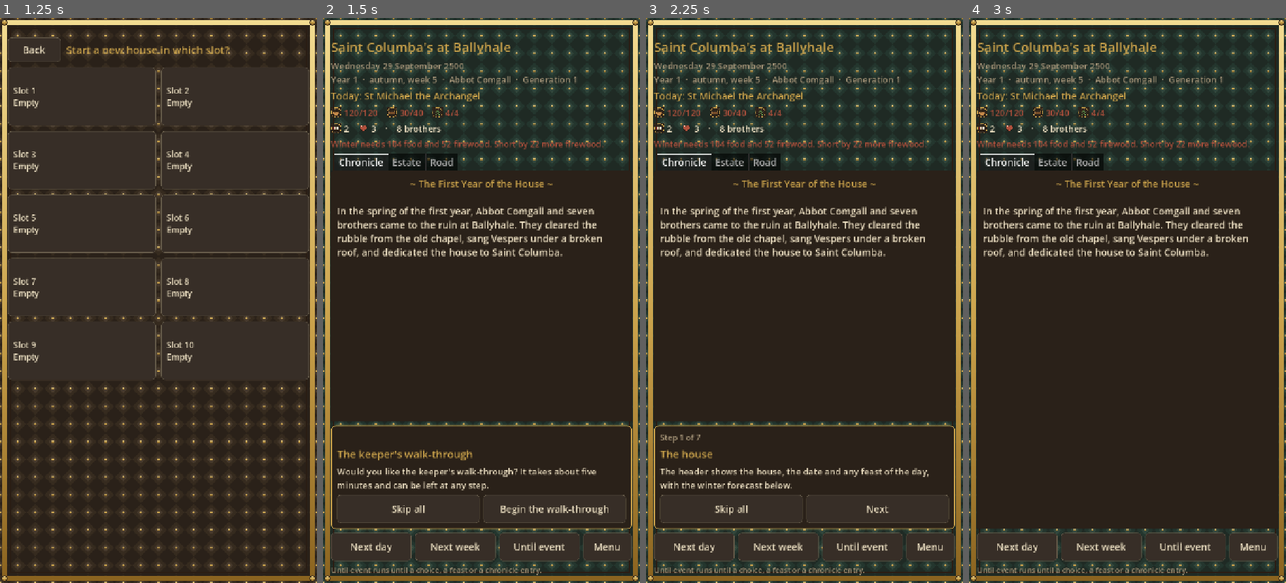
Above: before the commit, frames 1-4 (left to right).
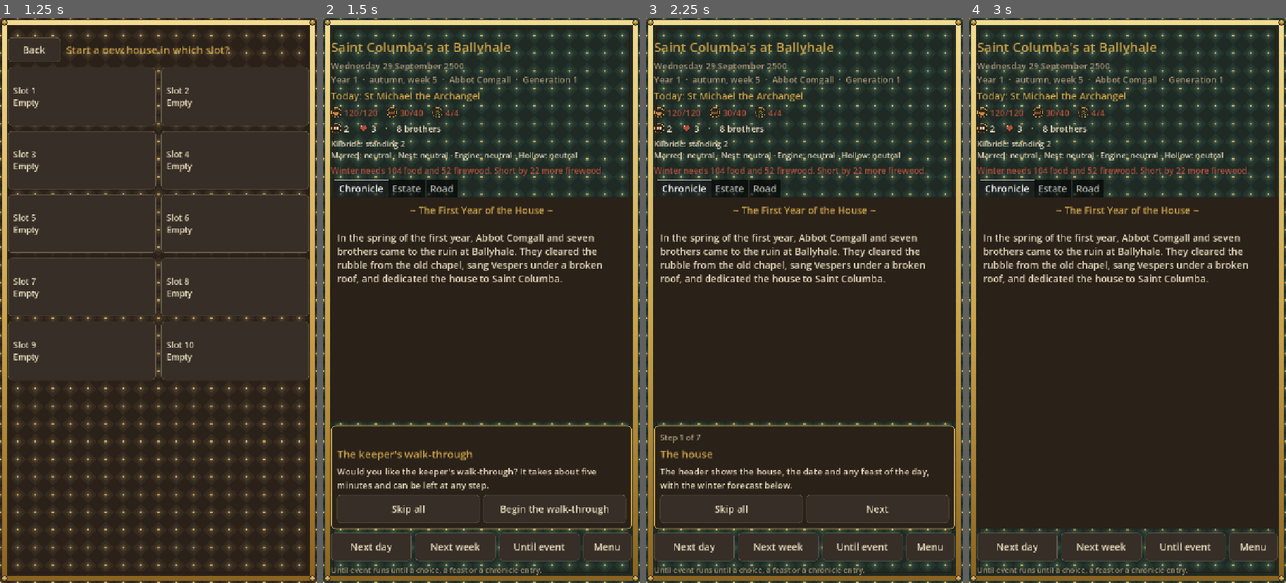
Above: after the commit, the same moments.

Repository: cavaleirobrancopensante/The-Annals
Game: Godot game, scene res://scenes/menu.tscn
Same seed, same stepped clock (60 frames per second), same inputs: the game is played once before the commit and once after it.
Inputs:
- Up to frame 1 (1.25 s): click "New house" at 0.5 s
- Up to frame 2 (1.5 s): click "Slot 1 Empty" at 1.25 s
- Up to frame 3 (2.25 s): click "Begin the walk-through" at 2 s
- Up to frame 4 (3 s): click "Skip all" at 2.75 s

Frame 1 is identical in both runs. In frame 2, 7.5% of the frame differs, in the area x 2-96%, y 21-47%; in frame 3, 7.5%; in frame 4, 7.6%, in the area x 2-96%, y 21-91%.

Commit message:
Beings on the road, and the village and beings on the estate
A chimera nest holds the Slieve Bloom hold, and an engine stands at the
Bog of Allen. A hostile being closes the place it holds, the way a hostile
faction does, and the refusal says who holds it. An allied being leaves the
place open. The estate screen shows the village's standing and whether it
is under the house, and the attitude of the four beings.

Co-Authored-By: Claude Haiku 5.5 <noreply@anthropic.com>
Claude-Session: https://claude.ai/code/session_01RGTv9gHFZVCefX9kd8APwz

Diff:
--- a/data/i18n/es/road/map.json
+++ b/data/i18n/es/road/map.json
@@ -66,6 +66,7 @@
     },
     {
       "id": "slieve_bloom",
+      "being": "chimera",
       "name": "Slieve Bloom",
       "kind": "hold",
       "faction": "glen_lords",
@@ -97,6 +98,7 @@
     },
     {
       "id": "bog_of_allen",
+      "being": "engine",
       "name": "el Bog of Allen",
       "kind": "ruin",
       "faction": "bog",
--- a/data/i18n/pt_BR/road/map.json
+++ b/data/i18n/pt_BR/road/map.json
@@ -66,6 +66,7 @@
     },
     {
       "id": "slieve_bloom",
+      "being": "chimera",
       "name": "Slieve Bloom",
       "kind": "hold",
       "faction": "glen_lords",
@@ -97,6 +98,7 @@
     },
     {
       "id": "bog_of_allen",
+      "being": "engine",
       "name": "the Bog of Allen",
       "kind": "ruin",
       "faction": "bog",
--- a/data/road/map.json
+++ b/data/road/map.json
@@ -66,6 +66,7 @@
     },
     {
       "id": "slieve_bloom",
+      "being": "chimera",
       "name": "Slieve Bloom",
       "kind": "hold",
       "faction": "glen_lords",
@@ -97,6 +98,7 @@
     },
     {
       "id": "bog_of_allen",
+      "being": "engine",
       "name": "the Bog of Allen",
       "kind": "ruin",
       "faction": "bog",
--- a/scripts/autoload/road.gd
+++ b/scripts/autoload/road.gd
@@ -77,8 +77,20 @@
 	standings[f] = clampi(standing(f) + delta, -STANDING_LIMIT, STANDING_LIMIT)
 
 
+## A place is closed when its faction is hostile, or a being that holds it is hostile.
 func is_hostile(node_id: String) -> bool:
-	return standing(str(node(node_id).get("faction", ""))) <= HOSTILE
+	return standing(str(node(node_id).get("faction", ""))) <= HOSTILE or being_holds(node_id)
+
+
+## The being that holds this place, or "" if none does.
+func being_at(node_id: String) -> String:
+	return str(node(node_id).get("being", ""))
+
+
+## True when a being at this place is hostile to the house.
+func being_holds(node_id: String) -> bool:
+	var b := being_at(node_id)
+	return b != "" and Beings.state(b) == "hostile"
 
 
 func weeks_one_way(node_id: String) -> int:
@@ -96,7 +108,9 @@
 		return "Three parties are already on the road."
 	if member_ids.is_empty() or member_ids.size() > MAX_PARTY:
 		return "A party is one to three brothers."
-	if is_hostile(node_id):
+	if being_holds(node_id):
+		return tr("road.held_by_being") % Beings.name_of(being_at(node_id))
+	if standing(str(node(node_id).get("faction", ""))) <= HOSTILE:
 		return "%s will not receive the house." % faction_name(str(node(node_id).get("faction", "")))
 	for id in member_ids:
 		var m := WorldState.get_monk(id)
--- a/scripts/ui/main.gd
+++ b/scripts/ui/main.gd
@@ -14,6 +14,7 @@
 var feast_label: Label
 var resources_label: RichTextLabel
 var stores_label: RichTextLabel
+var beings_label: RichTextLabel
 var until_hint: Label
 var _unread := 0
 var forecast_label: Label
@@ -100,6 +101,8 @@
 	root.add_child(resources_label)
 	stores_label = _inline_label(20, PARCHMENT)
 	root.add_child(stores_label)
+	beings_label = _inline_label(18, PARCHMENT)
+	root.add_child(beings_label)
 	forecast_label = _label(19, DIM)
 	root.add_child(forecast_label)
 
@@ -304,6 +307,7 @@
 	stores_label.text = "%s %d    %s %d    ·    %s" % [
 		_icon("items/book"), WorldState.res("books"), _icon("icons/heart"), WorldState.res("goodwill"),
 		tr("ui.brothers_n") % WorldState.living_monks().size()]
+	beings_label.text = _beings_text()
 	forecast_label.text = _forecast_text()
 	forecast_label.add_theme_color_override("font_color", RED if _winter_short() else DIM)
 	_render_estate_if_changed()
@@ -442,6 +446,19 @@
 	road_box.add_child(_section_title(tr("ui.section_standing")))
 	standings_label = _label(19, PARCHMENT)
 	road_box.add_child(standings_label)
+
+
+## The village below the house and the four beings, in a line each.
+func _beings_text() -> String:
+	var village := ""
+	if Village.controlled:
+		village = tr("ui.village_held") % [Village.name_of(), Village.standing]
+	else:
+		village = tr("ui.village_free") % [Village.name_of(), Village.standing]
+	var line := tr("ui.beings_line") % [
+		tr("state." + Beings.state("marred")), tr("state." + Beings.state("chimera")),
+		tr("state." + Beings.state("engine")), tr("state." + Beings.state("hollow"))]
+	return "%s\n%s" % [village, line]
 
 
 func _refresh_road() -> void:
--- a/scripts/ui/strings.gd
+++ b/scripts/ui/strings.gd
@@ -266,6 +266,13 @@
 	"review.reveal": ["%s has come to know his calling: %s.", "%s percebeu o seu chamado: %s.", "%s supo cuál es su llamada: %s."],
 	"being.allied": ["%s has come over to the house.", "%s passou para o lado da casa.", "%s se ha puesto del lado de la casa."],
 	"being.hostile": ["%s has turned against the house.", "%s voltou-se contra a casa.", "%s se ha vuelto contra la casa."],
+	"road.held_by_being": ["%s holds this place, and will not let the house pass.", "%s guarda este lugar e não deixa a casa passar.", "%s guarda este lugar y no deja pasar a la casa."],
+	"ui.village_held": ["%s: standing %d, under the house", "%s: prestígio %d, sob a casa", "%s: estima %d, bajo la casa"],
+	"ui.village_free": ["%s: standing %d", "%s: prestígio %d", "%s: estima %d"],
+	"ui.beings_line": ["Marred: %s · Nest: %s · Engine: %s · Hollow: %s", "Marcados: %s · Ninho: %s · Máquina: %s · Oco: %s", "Marcados: %s · Nido: %s · Máquina: %s · Hueco: %s"],
+	"state.allied": ["allied", "aliado", "aliado"],
+	"state.hostile": ["hostile", "hostil", "hostil"],
+	"state.neutral": ["neutral", "neutro", "neutro"],
 	"being.neutral": ["%s has drawn back from the house.", "%s afastou-se da casa.", "%s se ha apartado de la casa."],
 	"village.gained": ["The village of %s has come under the house's keeping. Its tithe and its labour are the house's now …(204 unchanged characters)…
 	"village.lost": ["The village of %s no longer keeps to the house. Its tithe has stopped.", "A aldeia de %s deixou de seguir a casa. O dízimo parou.", "El pueblo de %s ya no se gobierna con la casa. Su diezmo se ha detenido."],
--- a/tests/beings_test.gd
+++ b/tests/beings_test.gd
@@ -102,6 +102,19 @@
 	b.from_dict(saved)
 	_expect("the beings survive a save", [b.attitude("engine"), b.attitude("hollow"), b.state("hollow")], [4, -5, "hostile"])
 
+	# A hostile chimera nest closes the place it holds on the road, and an allied one does not.
+	var road = root.get_node("Road")
+	road.new_game()
+	b.new_game()
+	_expect("the nest holds slieve bloom", road.being_at("slieve_bloom"), "chimera")
+	_expect("a neutral nest does not close its place", road.is_hostile("slieve_bloom"), false)
+	b.change("chimera", -3)
+	_expect("a hostile nest closes its place", road.is_hostile("slieve_bloom"), true)
+	_expect("the refusal names the nest", road.refusal("slieve_bloom", [1]).contains("holds this place"), true)
+	_expect("a place with no being is not closed", road.is_hostile("knockmore"), false)
+	b.change("chimera", 6)
+	_expect("an allied nest leaves its place open", road.is_hostile("slieve_bloom"), false)
+
 	print("beings test: %d failure(s)" % failures)
 	quit(1 if failures > 0 else 0)
 	return false
